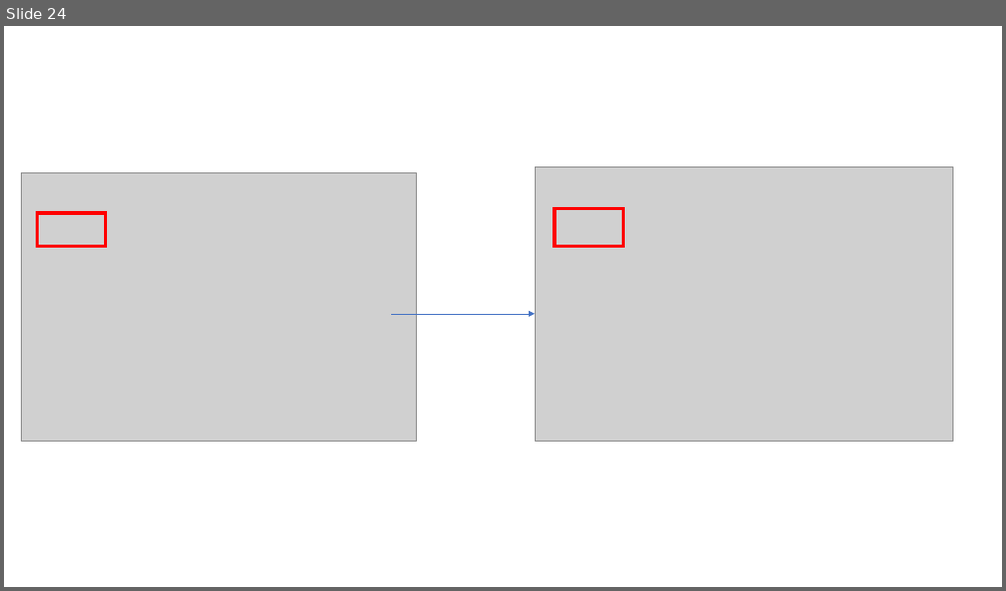
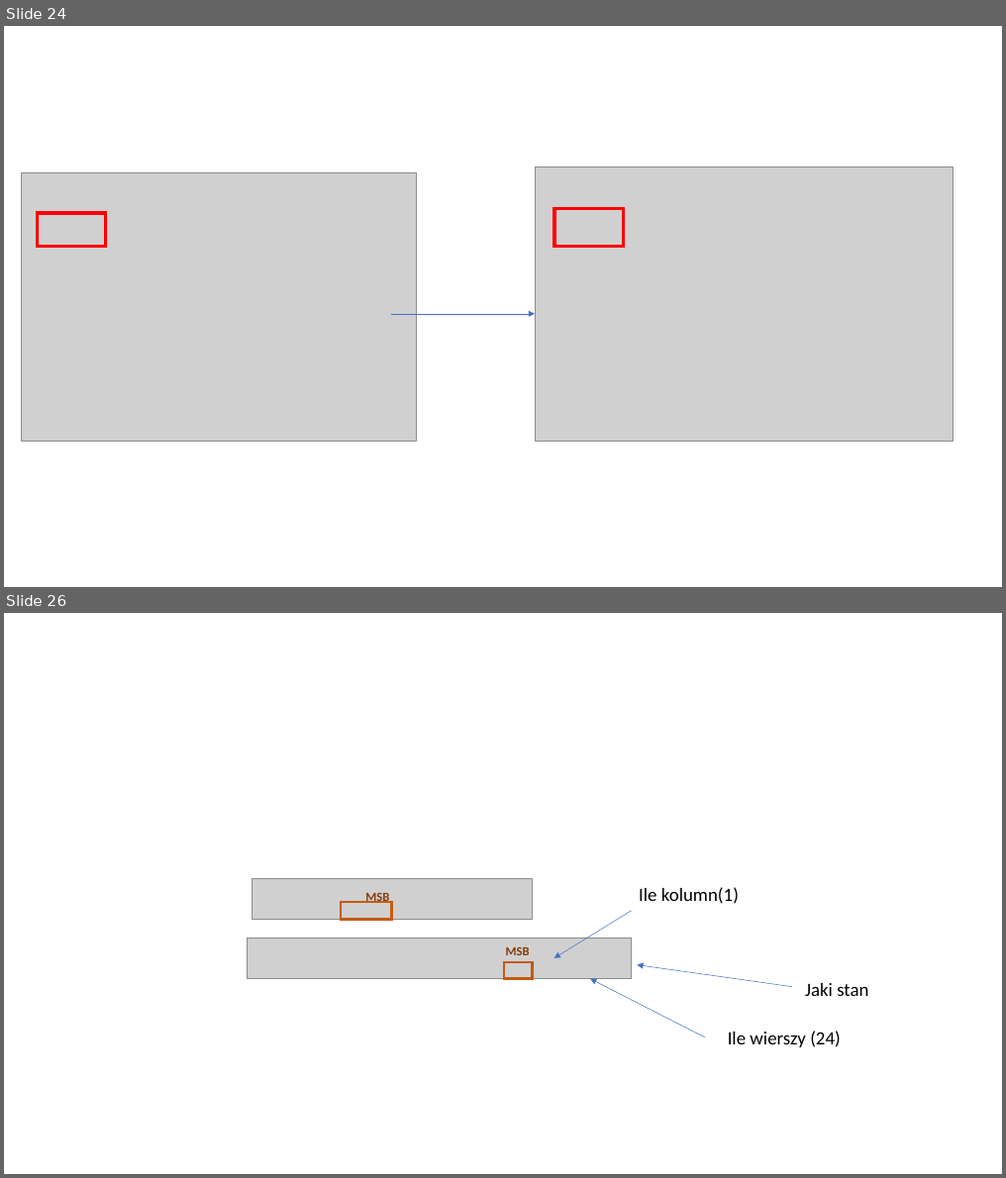
Before and after one commit to StanislawMaciejewski/Chip_controller, a slide deck: Chip_controller.pptx. Shown one above the other, each under a label of ours: slide 24 before the commit, slides 24 and 26 after it; the slides between them are not shown. The pictures are 1006x591 and 1006x1178 pixels, drawn with LibreOffice and Linux fonts; fonts in the diff are those of the drawing; grey boxes stand for pictures. Boxes give left, top, right and bottom in pixels: in the first picture for what was removed or moved away, otherwise in the second. Text is boxed around its words. In the diff, an @@ line names an element or a change of style, - is before the commit and + after.

```diff
--- a/Chip_controller.pptx
+++ b/Chip_controller.pptx
@@ slide 26 added at <box>4,613,1002,1174</box>, background #FFFFFF @@
@@ picture added at <box>252,878,533,919</box> @@
@@ rectangle added at <box>341,902,392,919</box>, outline #C55A11 2.25 pt @@
@@ text added at <box>365,891,389,905</box>, 12 pt, text #843C0B, bold @@
+MSB
@@ text added at <box>639,887,739,904</box>, 18 pt, text #000000 @@
+Ile kolumn(1)
@@ picture added at <box>248,938,632,979</box> @@
@@ arrow added from (632, 911) to (554, 959), #4472C4 0.5 pt @@
@@ rectangle added at <box>504,962,533,979</box>, outline #C55A11 2.25 pt @@
@@ text added at <box>506,947,530,956</box>, 12 pt, text #843C0B, bold @@
+MSB
@@ arrow added from (792, 987) to (638, 964), #4472C4 0.5 pt @@
@@ arrow added from (706, 1039) to (590, 979), #4472C4 0.5 pt @@
@@ text added at <box>805,983,868,996</box>, 18 pt, text #000000 @@
+Jaki stan
@@ text added at <box>728,1031,841,1048</box>, 18 pt, text #000000 @@
+Ile wierszy (24)
```
Also in this commit, not shown: 10 other slides added, 1 slide removed, 8 other files.
